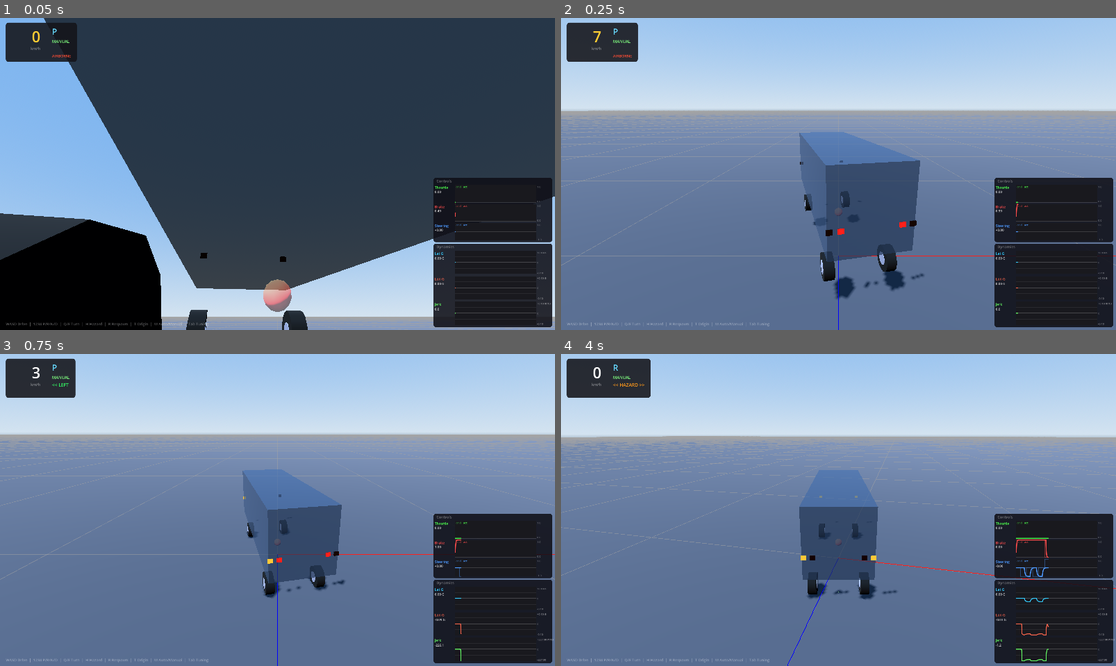
Above: before the commit, frames 1-4 (two rows, left to right).
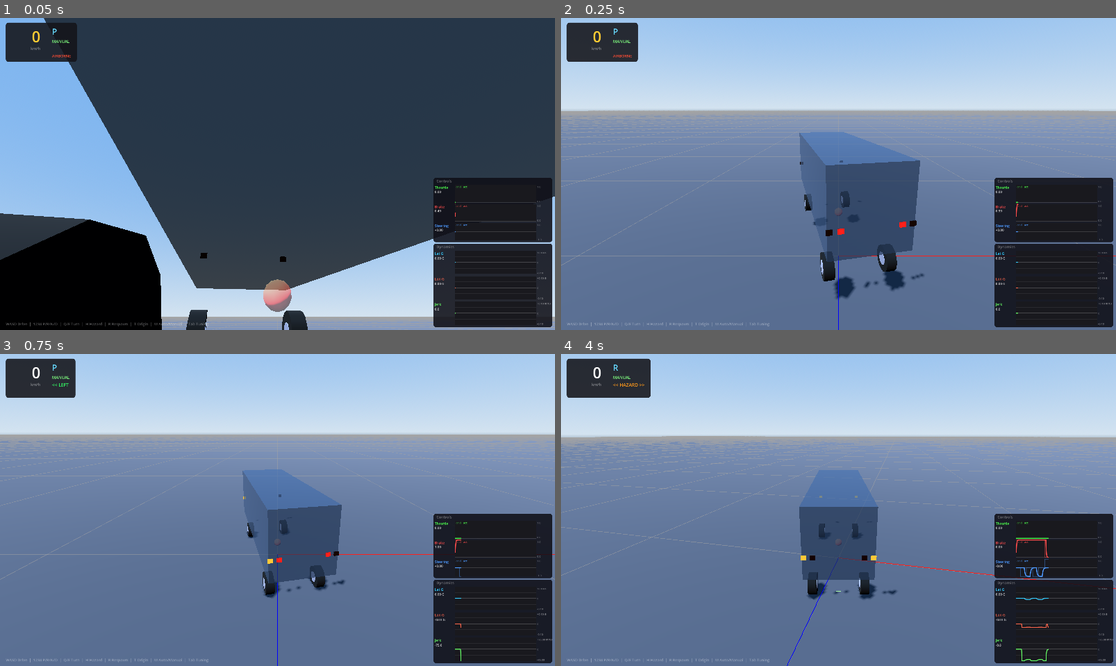
Above: after the commit, the same moments.

Repository: yukkysaito/godot_based_autoware_planning_simulator
Game: Godot game, scene res://main.tscn
The game is run twice, just before and just after one commit, with the same random seed, the same clock (stepped at 60 frames per second) and the same inputs.
Inputs (mouse positions are in pixels of both pictures, inside the frame that each line leads up to):
- Up to frame 1 (0.05 s): no input
- Up to frame 2 (0.25 s): no input
- Up to frame 3 (0.75 s): tap Enter at 0.5 s; move the mouse to (399, 494) at 0.52 s; hold D from 0.53 s (still down); tap Q at 0.6 s; click (399, 494) at 0.67 s
- Up to frame 4 (4 s): release D at 1.25 s; drag from (727, 525) to (810, 572) at 1.27 s; move the mouse to (894, 441) at 2.02 s; hold D 2.03-2.75 s; tap H at 2.1 s; drag from (810, 572) to (672, 463) at 2.77 s; move the mouse to (1005, 556) at 3.52 s; hold A from 3.53 s (still down); hold 2 from 3.53 s (still down)

Frame 1 is identical in both runs. In frame 2, less than 0.1% of the frame differs, in the area x 5-8%, y 4-8%; in frame 3, less than 0.1%; in frame 4, 0.4%, in the area x 0-100%, y 26-100%.

Commit message:
Fix turn indicator display from Autoware, improve brake control mapping
- Fix Autoware turn indicator/hazard commands not reflected in 3D view and HUD
- Fix hazard lights report always sending raw value instead of computed report
- Fix speed display picking up suspension jitter by using forward speed only
- Decouple brake input mapping from physics brake force (full_brake_decel param)
- Auto-calculate coast deceleration from vehicle resistance parameters
- Reduce max_brake_force default to 100N to avoid Godot physics instability
- Add Full Brake Decel slider to tuning panel, cap brake force slider at 700N

Co-Authored-By: Claude Opus 4.6 (1M context) <noreply@anthropic.com>

Diff:
--- a/car.gd
+++ b/car.gd
@@ -31,7 +31,7 @@
 
 @export_group("Powertrain")
 @export var max_engine_force: float = 10000.0
-@export var max_brake_force: float = 300.0
+@export var max_brake_force: float = 100.0
 @export var max_steer_angle: float = 0.61
 @export var reverse_power_ratio: float = 0.3
 @export var steer_speed_threshold: float = 30.0
@@ -337,7 +337,7 @@
 	return linear_velocity.dot(-global_transform.basis.z)
 
 func get_speed_kmh() -> float:
-	return linear_velocity.length() * 3.6
+	return absf(get_forward_speed()) * 3.6
 
 func is_flipped() -> bool:
 	return global_transform.basis.y.dot(Vector3.UP) < 0.3
--- a/ros_bridge.gd
+++ b/ros_bridge.gd
@@ -17,6 +17,9 @@
 
 ## Sensor output delays [s]. Each topic's data is buffered and published
 ## after the specified delay to simulate real sensor latency.
+@export_group("Control Mapping")
+@export var full_brake_decel: float = 0.4  ## Deceleration [m/s²] that maps to cmd_brake=1.0
+
 @export_group("Sensor Delay")
 @export var odom_delay: float = 0.0       ## /localization/kinematic_state
 @export var velocity_delay: float = 0.0   ## /vehicle/status/velocity_status
@@ -153,8 +156,27 @@
 		car.cmd_brake = 0.0
 	else:
 		car.cmd_throttle = 0.0
-		var brake_force = car.mass * absf(accel)
-		car.cmd_brake = clampf(brake_force / (car.max_brake_force * 4.0), 0.0, 1.0)
+		var speed = absf(car.get_forward_speed())
+		var coast = car.rolling_resistance_coeff * 9.81 \
+			+ 0.5 * car.air_density * car.drag_coefficient * car.frontal_area * speed * speed / car.mass \
+			+ car.engine_braking_force * clampf(speed / 10.0, 0.1, 1.0) / car.mass
+		var brake_decel = maxf(absf(accel) - coast, 0.0)
+		var brake_range = maxf(full_brake_decel - coast, 0.01)
+		car.cmd_brake = clampf(brake_decel / brake_range, 0.0, 1.0)
+
+	# Turn indicators: 1=DISABLE, 2=LEFT, 3=RIGHT
+	match current_turn_indicator:
+		2:
+			car.current_turn_signal = car.TurnSignal.LEFT
+		3:
+			car.current_turn_signal = car.TurnSignal.RIGHT
+		_:
+			car.current_turn_signal = car.TurnSignal.OFF
+
+	# Hazard lights: 1=DISABLE, 2=ENABLE
+	car.hazard_lights = (current_hazard_lights == 2)
+	if car.hazard_lights:
+		car.current_turn_signal = car.TurnSignal.OFF
 
 	car.input_enabled = false
 
@@ -481,7 +503,7 @@
 	_send_json({
 		"op": "publish",
 		"topic": "/vehicle/status/hazard_lights_status",
-		"msg": {"stamp": now, "report": current_hazard_lights}
+		"msg": {"stamp": now, "report": report}
 	})
 
 func _publish_acceleration(now: Dictionary):
--- a/tuning_panel.gd
+++ b/tuning_panel.gd
@@ -22,7 +22,7 @@
 	{"name": "Body Height [m]", "prop": "body_height", "min": 0.5, "max": 4.0, "step": 0.1, "target": "car"},
 	{"group": "Powertrain"},
 	{"name": "Max Engine Force [N]", "prop": "max_engine_force", "min": 1000, "max": 20000, "step": 100, "target": "car"},
-	{"name": "Max Brake Force", "prop": "max_brake_force", "min": 10, "max": 1000, "step": 10, "target": "car"},
+	{"name": "Max Brake Force", "prop": "max_brake_force", "min": 10, "max": 700, "step": 10, "target": "car"},
 	{"name": "Reverse Power Ratio", "prop": "reverse_power_ratio", "min": 0.1, "max": 1.0, "step": 0.05, "target": "car"},
 	{"group": "Steering"},
 	{"name": "Max Steer Angle [rad]", "prop": "max_steer_angle", "min": 0.1, "max": 1.0, "step": 0.01, "target": "car"},
@@ -36,6 +36,8 @@
 	{"name": "Accel TC", "prop": "accel_time_constant", "min": 0.0, "max": 1.0, "step": 0.01, "target": "car"},
 	{"name": "Brake TC", "prop": "brake_time_constant", "min": 0.0, "max": 0.5, "step": 0.01, "target": "car"},
 	{"name": "Steering TC", "prop": "steering_time_constant", "min": 0.0, "max": 0.5, "step": 0.01, "target": "car"},
+	{"group": "Control Mapping"},
+	{"name": "Full Brake Decel [m/s²]", "prop": "full_brake_decel", "min": 0.1, "max": 5.0, "step": 0.1, "target": "bridge"},
 	{"group": "Sensor Output Delay [s]"},
 	{"name": "TF Delay", "prop": "tf_delay", "min": 0.0, "max": 1.0, "step": 0.01, "target": "bridge"},
 	{"name": "Odometry Delay", "prop": "odom_delay", "min": 0.0, "max": 1.0, "step": 0.01, "target": "bridge"},
